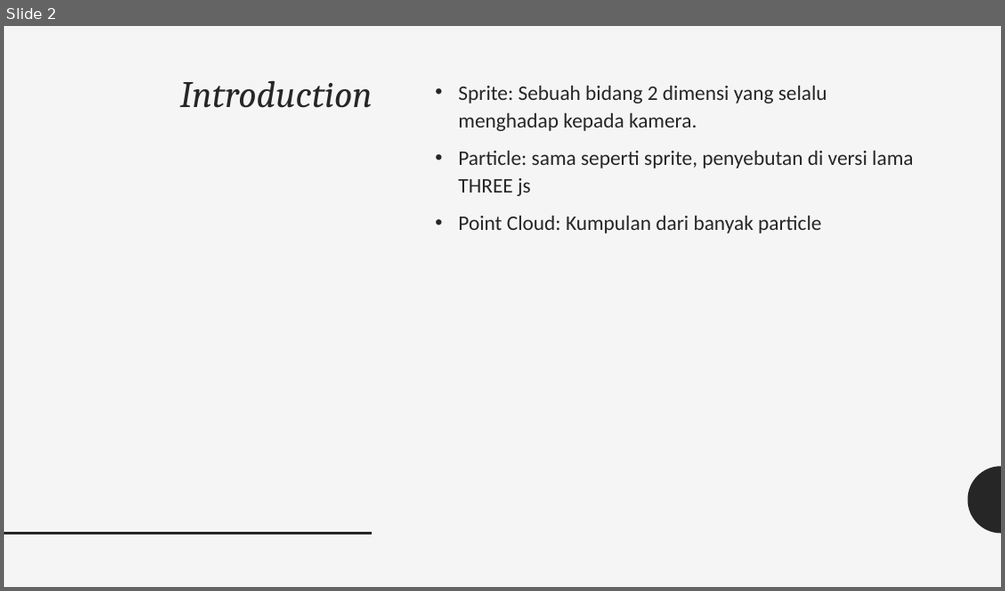
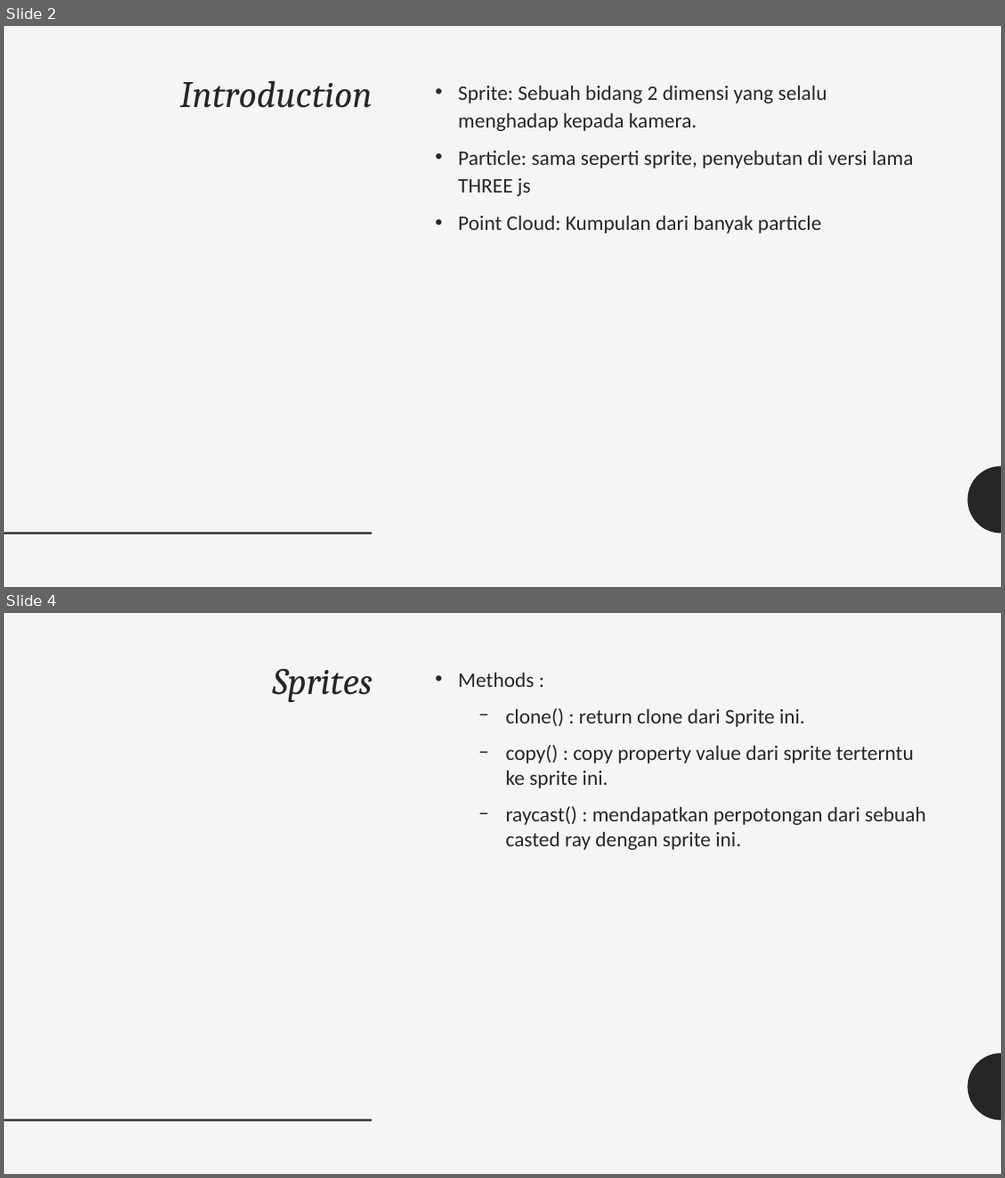
Before and after one commit to grafkom-d-if-its-2019/threejs-presentation-yolo, a slide deck: presentation/Particles, Sprites, and the Point Cloud.pptx. Shown one above the other, each under a label of ours: slide 2 before the commit, slides 2 and 4 after it; the slides between them are not shown. The pictures are 1005x591 and 1005x1178 pixels, drawn with LibreOffice and Linux fonts; fonts in the diff are those of the drawing. Boxes give left, top, right and bottom in pixels: in the first picture for what was removed or moved away, otherwise in the second. Text is boxed around its words. In the diff, an @@ line names an element or a change of style, - is before the commit and + after.

```diff
--- a/presentation/Particles, Sprites, and the Point Cloud.pptx
+++ b/presentation/Particles, Sprites, and the Point Cloud.pptx
@@ slide 4 added at <box>4,613,1001,1174</box>, background #F5F5F5; not listed: 2 template elements that a slide beside it also shows @@
@@ text added at <box>273,668,372,702</box>, 36 pt, text #262626, italic @@
+Sprites
@@ text added at <box>458,672,926,850</box>, 20 pt, text #262626 @@
+• Methods :
+  − clone() : return clone dari Sprite ini.
+  − copy() : copy property value dari sprite terterntu ke sprite ini.
+  − raycast() : mendapatkan perpotongan dari sebuah casted ray dengan sprite ini.
```
Also in this commit, not shown: 11 other slides changed, 5 other slides added.
